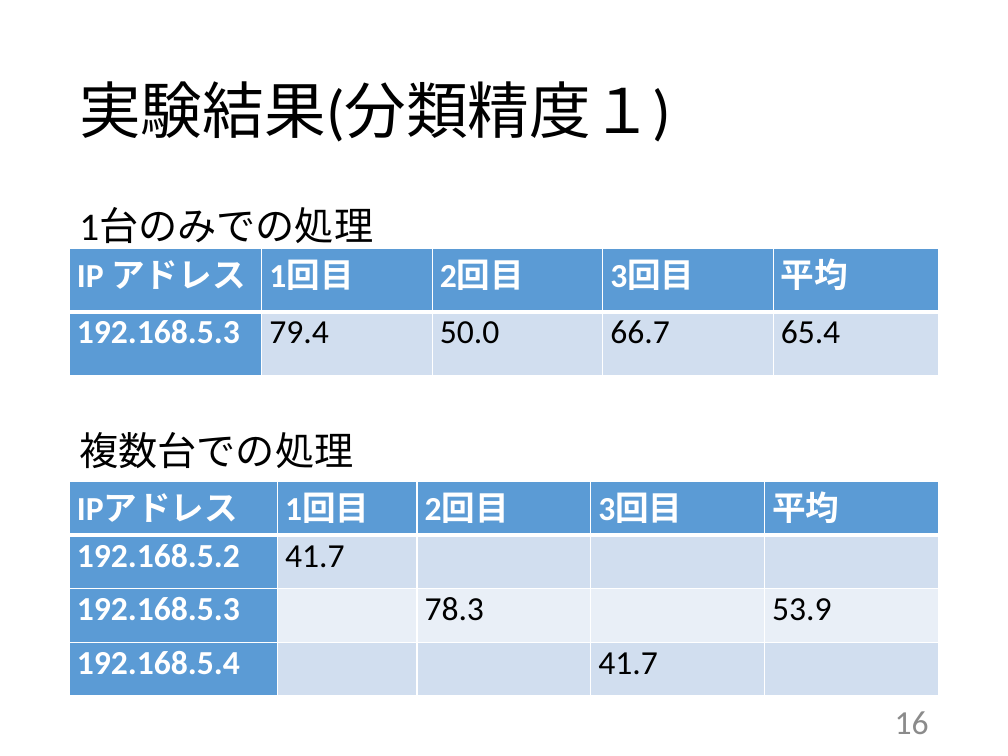
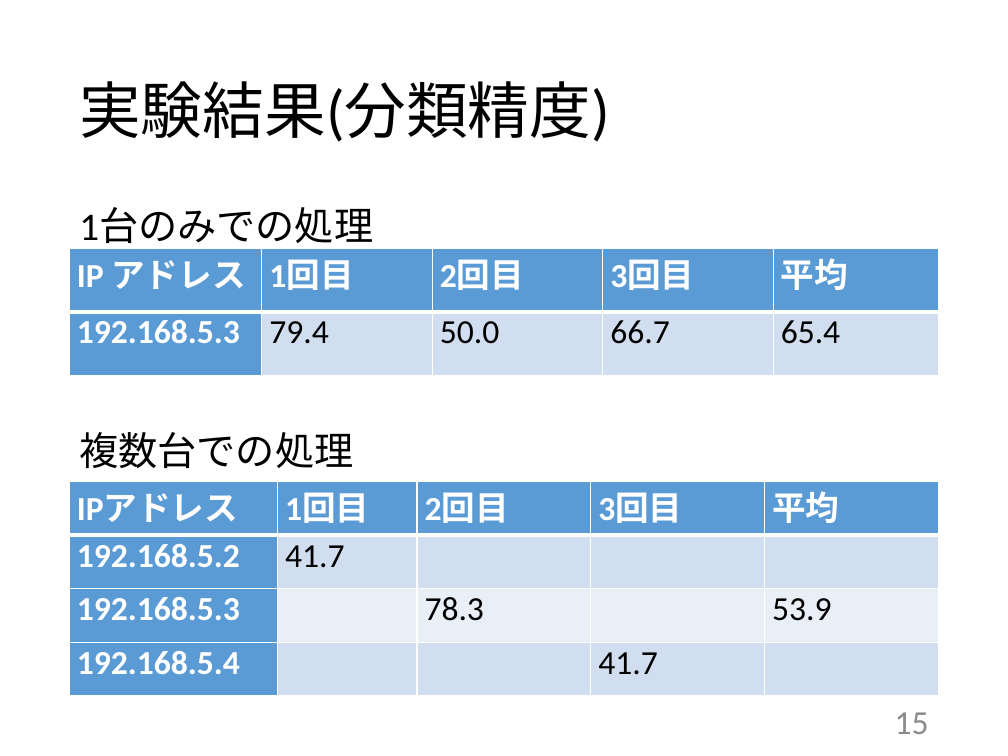
Before and after one commit to kait-takanolab/1821144-yoshii-thesis, a slide deck: slide 15 of 発表用スライド/1821144_卒研発表.pptx (slide 16 before the commit). Drawn at 1008x756 pixels with LibreOffice and Linux fonts; fonts in the diff are those of the drawing. Boxes give left, top, right and bottom in pixels: in the first picture for what was removed or moved away, otherwise in the second. Text is boxed around its words. In the diff, an @@ line names an element or a change of style, - is before the commit and + after.

```diff
--- a/発表用スライド/1821144_卒研発表.pptx
+++ b/発表用スライド/1821144_卒研発表.pptx
@@ title at [79, 81, 610, 142]: text changed @@
-実験結果(分類精度１)
+実験結果(分類精度)
@@ page number at [895, 712, 929, 734]: text changed @@
-16
+15
```
Also in this commit, not shown: 11 other slides changed, 1 slide added, 2 slides removed, 4 other files.
